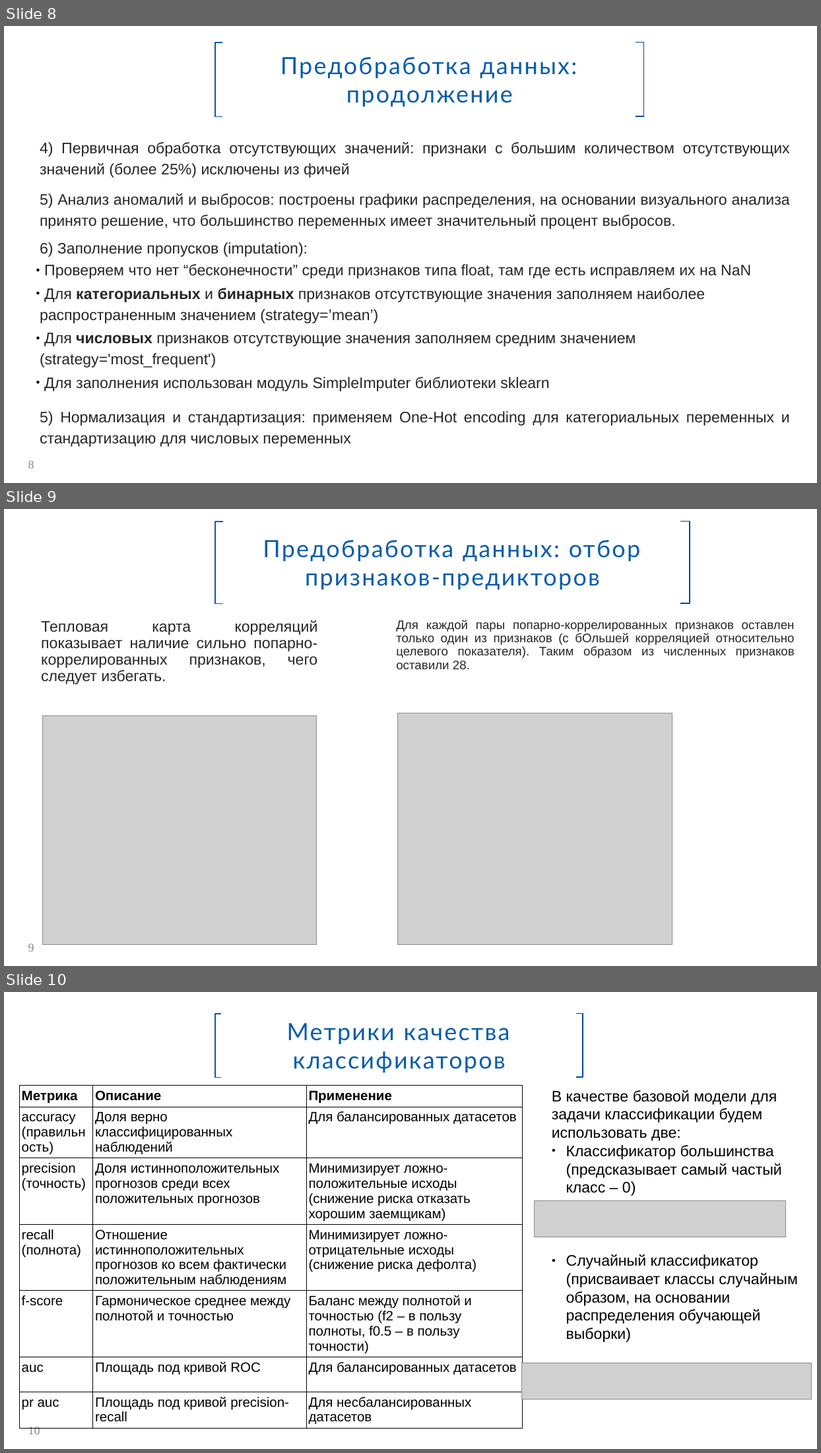
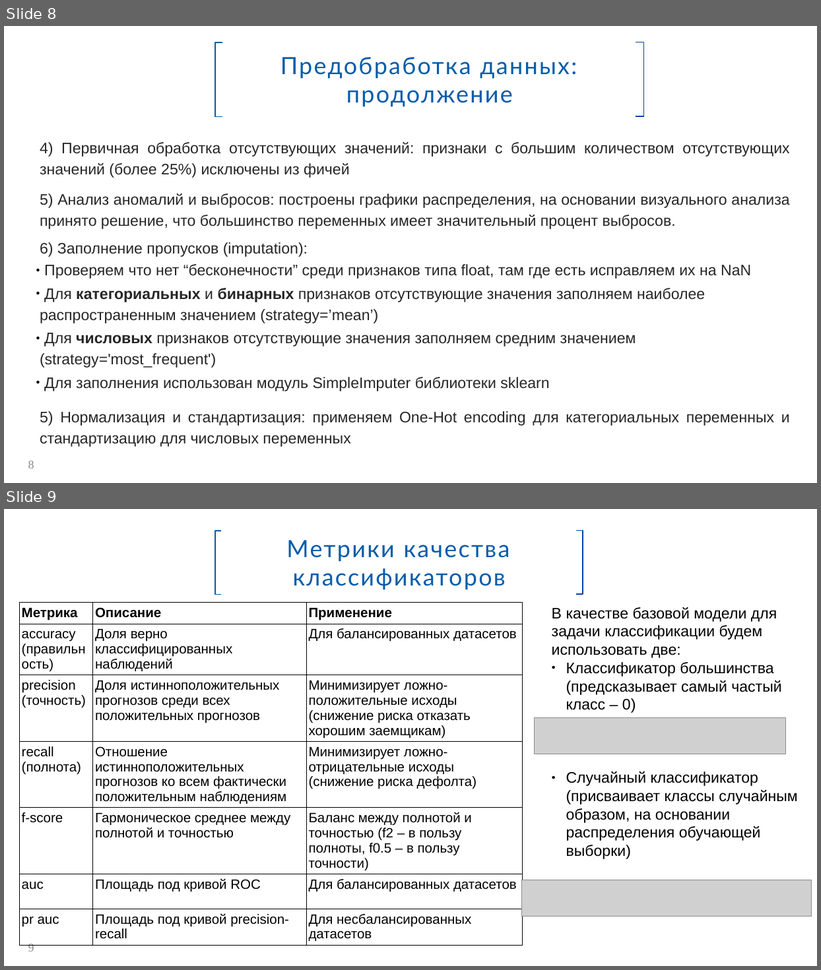
Before and after one commit to Spring-31/HC_default_risk, a slide deck: Прогнозирование вероятности дефолта.pptx. Shown one above the other, each under a label of ours: slides 8, 9 and 10 before the commit, slides 8 and 9 after it. The pictures are 821x1453 and 821x970 pixels, drawn with LibreOffice and Linux fonts; fonts in the diff are those of the drawing; grey boxes stand for pictures; background and template pictures are left out. Boxes give left, top, right and bottom in pixels: in the first picture for what was removed or moved away, otherwise in the second. Text is boxed around its words. In the diff, an @@ line names an element or a change of style, - is before the commit and + after.

```diff
--- a/Прогнозирование вероятности дефолта.pptx
+++ b/Прогнозирование вероятности дефолта.pptx
@@ slide 9 removed at [4, 509, 817, 966], background #FFFFFF @@
@@ rectangle removed at [215, 521, 690, 603] @@
-Предобработка данных: отбор признаков-предикторов
@@ freeform shape removed at [215, 522, 223, 604] @@
@@ freeform shape removed at [681, 521, 690, 603] @@
@@ text removed at [41, 621, 318, 685] @@
-Тепловая карта корреляций показывает наличие сильно попарно-коррелированных признаков, чего следует избегать.
@@ text removed at [396, 620, 795, 669] @@
-Для каждой пары попарно-коррелированных признаков оставлен только один из признаков (с бОльшей корреляцией относительно целевого показателя). Таким образом из численных признаков оставили 28.
@@ picture removed at [42, 716, 317, 945] @@
@@ picture removed at [398, 714, 673, 945] @@
@@ page number removed at [28, 944, 34, 952] @@
-9
@@ what was slide 10 is now slide 9 @@
@@ page number at [28, 944, 34, 952]: text changed @@
-10
+9
```
Also in this commit, not shown: 3 slides changed, 2 slides added, 1 other slide removed, 13 other files.
